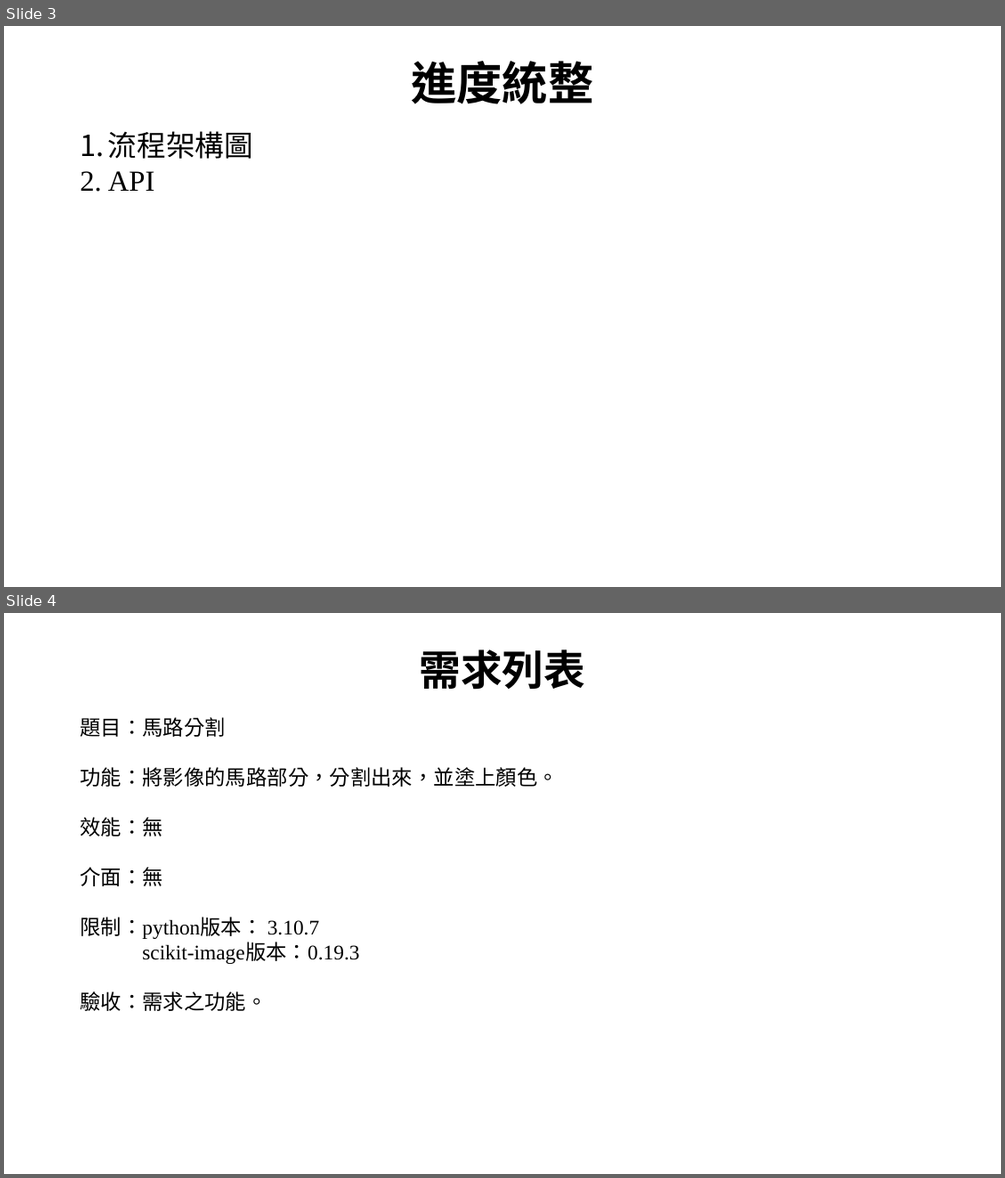
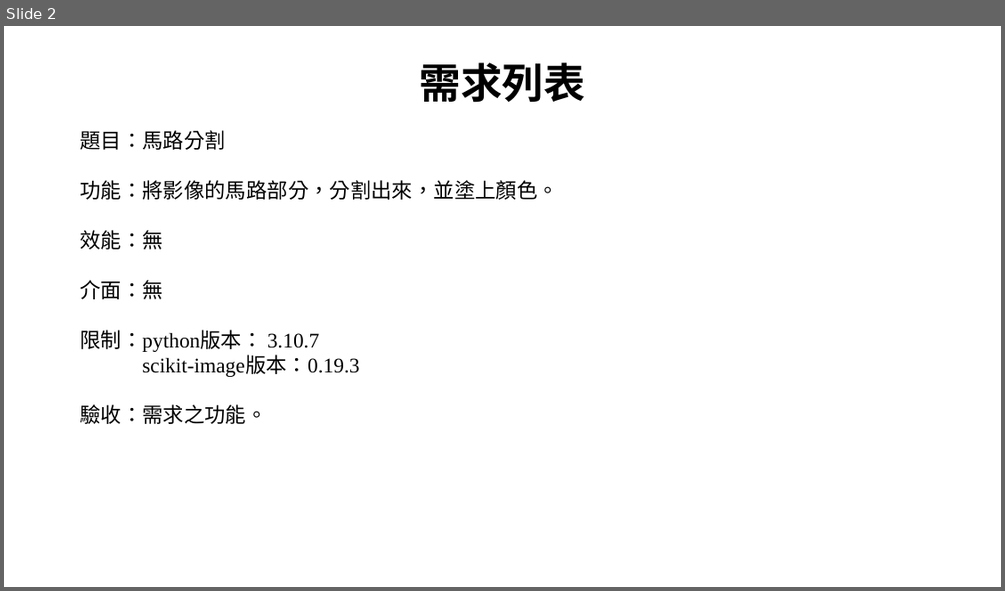
Before and after one commit to xup6tp6u4/Image-processing, a slide deck: 馬路分割_F112112136_林宸毅.pptx. Shown one above the other, each under a label of ours: slides 3 and 4 before the commit, slide 2 after it. The pictures are 1005x1178 and 1005x591 pixels, drawn with LibreOffice and Linux fonts; fonts in the diff are those of the drawing; background and template pictures are left out. Boxes give left, top, right and bottom in pixels: in the first picture for what was removed or moved away, otherwise in the second. Text is boxed around its words. In the diff, an @@ line names an element or a change of style, - is before the commit and + after.

```diff
--- a/馬路分割_F112112136_林宸毅.pptx
+++ b/馬路分割_F112112136_林宸毅.pptx
@@ slide 3 removed at bbox=[4, 26, 1001, 587], background picture (left out) @@
@@ title removed at bbox=[411, 61, 593, 104] @@
-進度統整
@@ text removed at bbox=[108, 131, 253, 191] @@
-1. 流程架構圖
-2. API
@@ what was slide 4 is now slide 2 @@
```
Also in this commit, not shown: 4 slides changed, 3 other slides removed.
